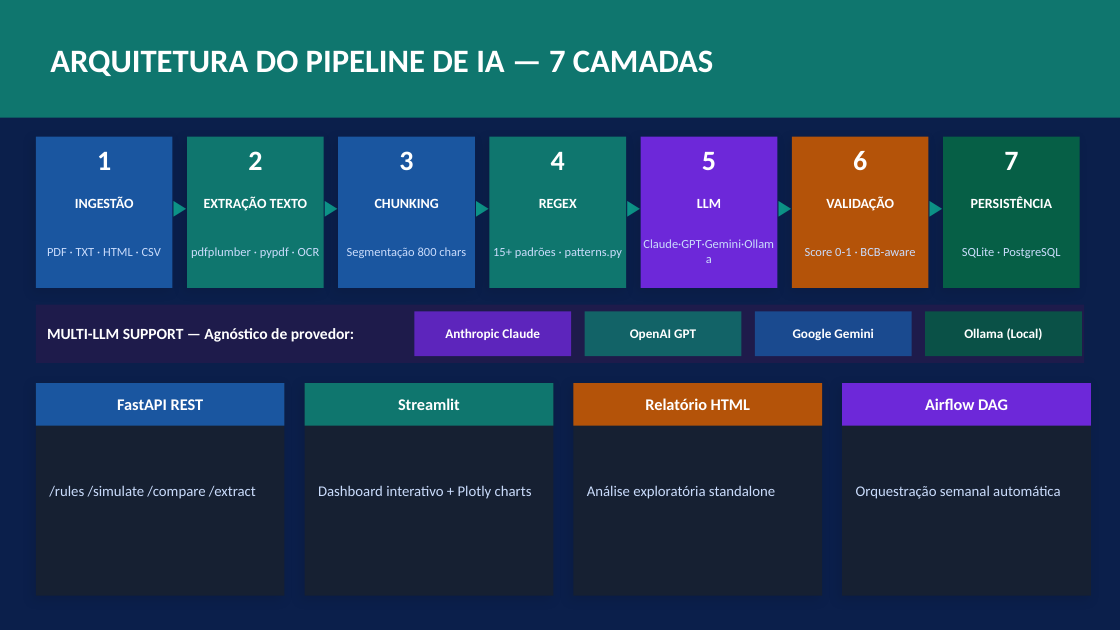
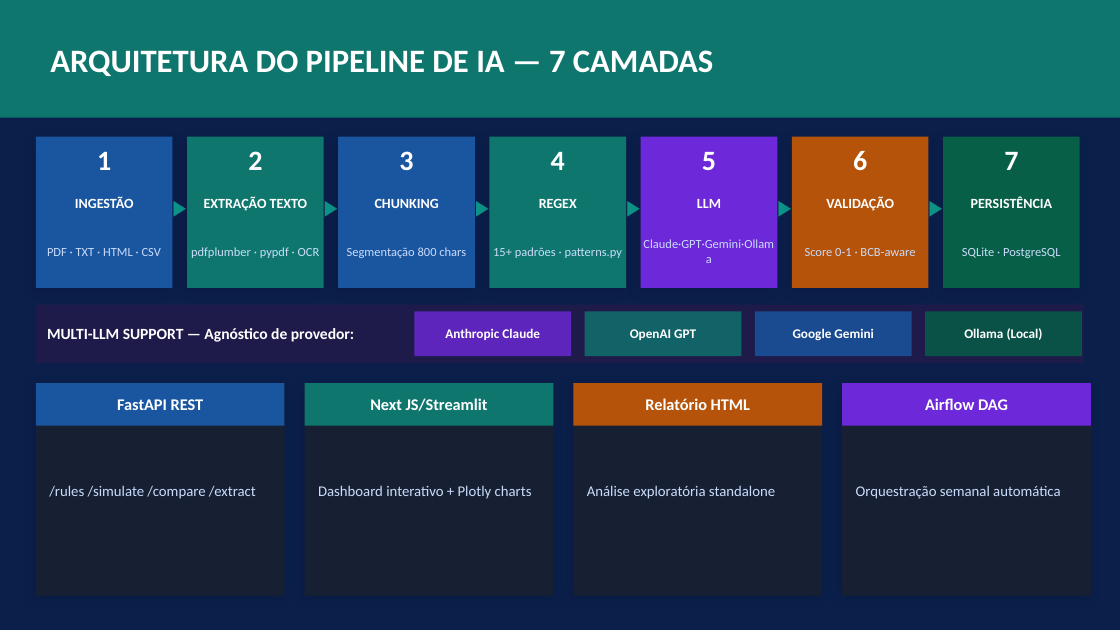
Before and after one commit to nielsencastelo/Interchange-CIELO, a slide deck: slide 9 of docs/Interchange_AI_PhD_Presentation.pptx. Drawn at 1120x630 pixels with LibreOffice and Linux fonts; fonts in the diff are those of the drawing. Boxes give left, top, right and bottom in pixels: in the first picture for what was removed or moved away, otherwise in the second. Text is boxed around its words. In the diff, an @@ line names an element or a change of style, - is before the commit and + after.

```diff
--- a/docs/Interchange_AI_PhD_Presentation.pptx
+++ b/docs/Interchange_AI_PhD_Presentation.pptx
@@ text at (370,398,488,411): text changed @@
-Streamlit
+Next JS/Streamlit
```
Also in this commit, not shown: 8 other slides changed.
